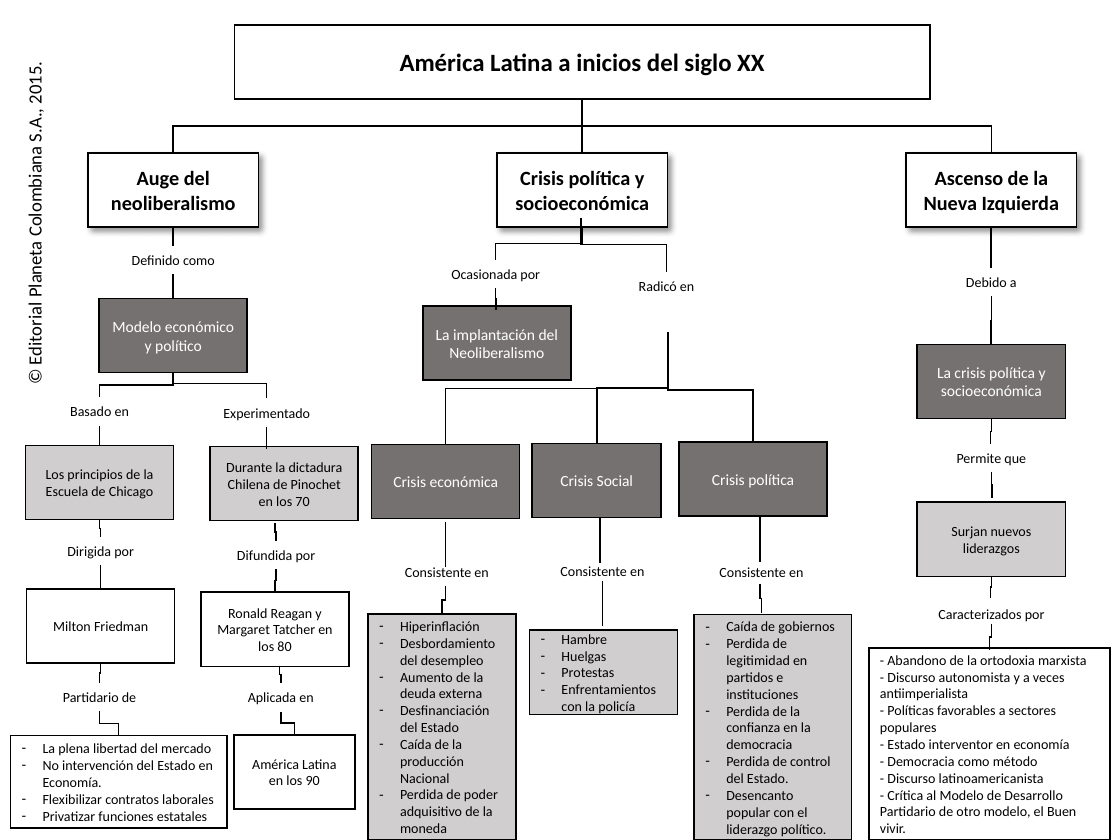
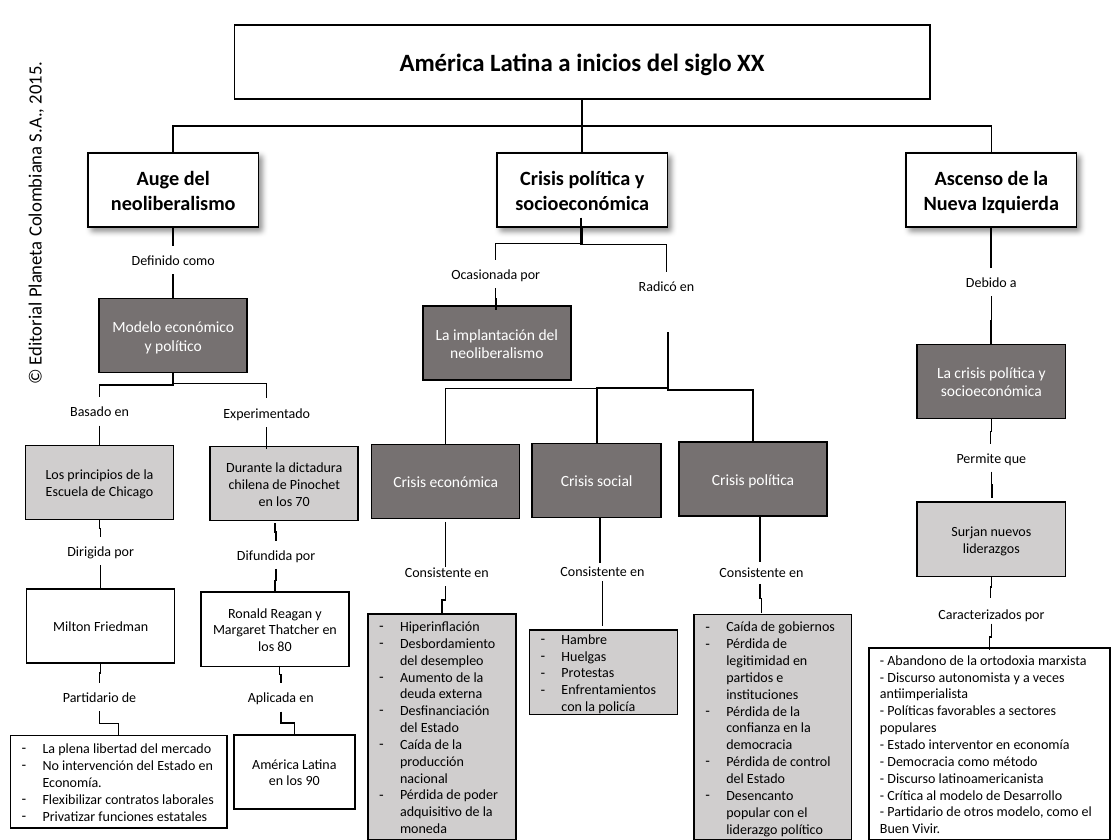
Before and after one commit to AulaPlanetaColombia/CienciasSociales, a slide deck: slide 1 of fuentes/contenidos/grado11/guion03/CS_11_03_MapaConceptual.pptx. Drawn at 1120x840 pixels with LibreOffice and Linux fonts; fonts in the diff are those of the drawing; background and template pictures are left out. Boxes give left, top, right and bottom in pixels: in the first picture for what was removed or moved away, otherwise in the second. Text is boxed around its words. In the diff, an @@ line names an element or a change of style, - is before the commit and + after.

```diff
--- a/fuentes/contenidos/grado11/guion03/CS_11_03_MapaConceptual.pptx
+++ b/fuentes/contenidos/grado11/guion03/CS_11_03_MapaConceptual.pptx
@@ text in rectangle at (x1=436, y1=329, x2=558, y2=358): text changed @@
-La implantación del Neoliberalismo
+La implantación del neoliberalismo
@@ text in rectangle at (x1=226, y1=462, x2=343, y2=506): text changed @@
-Durante la dictadura Chilena de Pinochet en los 70
+Durante la dictadura chilena de Pinochet en los 70
@@ text in rectangle at (x1=561, y1=475, x2=632, y2=486): text changed @@
-Crisis Social
+Crisis social
@@ text in rectangle at (x1=213, y1=608, x2=337, y2=651): text changed @@
-Ronald Reagan y Margaret Tatcher en los 80
+Ronald Reagan y Margaret Thatcher en los 80
@@ text in rectangle at (x1=726, y1=638, x2=830, y2=837): text changed @@
-– Perdida de legitimidad en partidos e instituciones
-– Perdida de la confianza en la democracia
-– Perdida de control del Estado.
-– Desencanto popular con el liderazgo político.
+– Pérdida de legitimidad en partidos e instituciones
+– Pérdida de la confianza en la democracia
+– Pérdida de control del Estado
+– Desencanto popular con el liderazgo político
@@ text in rectangle at (x1=400, y1=739, x2=498, y2=833): text changed @@
-– Caída de la producción Nacional
-– Perdida de poder adquisitivo de la moneda
+– Caída de la producción nacional
+– Pérdida de poder adquisitivo de la moneda
@@ text in rectangle at (x1=880, y1=790, x2=1092, y2=833): text changed @@
-- Crítica al Modelo de Desarrollo
-Partidario de otro modelo, el Buen vivir.
+- Crítica al modelo de Desarrollo
+- Partidario de otros modelo, como el Buen Vivir.
```
Also in this commit, not shown: 4 other files.
